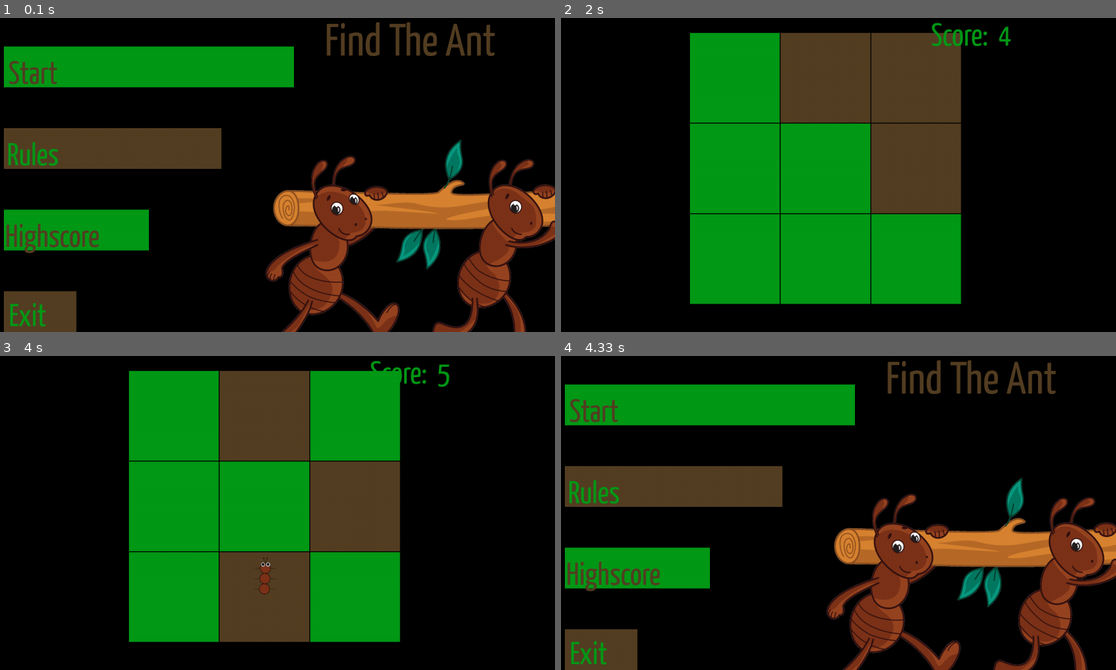
Above: before the commit, frames 1-4 (two rows, left to right).
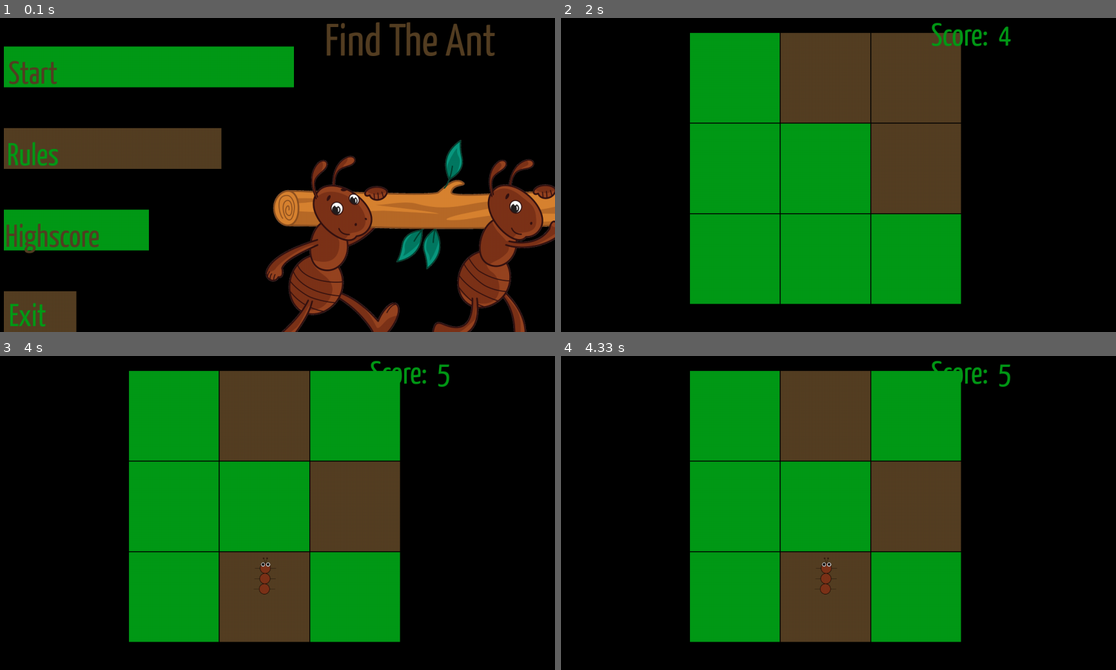
Above: after the commit, the same moments.

Repository: hs18582/Find-The-Ant
Game: pygame game, started from FindTheAnt.py
Two runs of this game, one before a commit and one after it. Both use one fixed random seed, a clock stepped at 60 frames per second and the inputs below.
Inputs (mouse positions are in pixels of both pictures, inside the frame that each line leads up to):
- Up to frame 1 (0.1 s): no input
- Up to frame 2 (2 s): click "Start" at 0.38 s; click (882, 240) at 0.72 s; click (910, 55) at 1.05 s; click (894, 196) at 1.38 s; click (838, 58) at 1.72 s
- Up to frame 3 (4 s): click (238, 591) at 2.05 s
- Up to frame 4 (4.33 s): no input

Frames 1-3 are identical in both runs. In frame 4, 59% of the frame differs, in the area x 0-100%, y 1-100%.

Commit message:
Creating a winner screen with score

Diff:
--- a/FindTheAnt.py
+++ b/FindTheAnt.py
@@ -201,7 +201,27 @@
 
 ########################################################################################################################
 def Winner():
-    pass
+    pygame.init()
+
+    mainClock = pygame.time.Clock()
+    screen = pygame.display.set_mode((0, 0), pygame.FULLSCREEN)
+    Tscore = len(Init.scoreList)
+
+    while True:
+        screen.fill((0, 0, 0))
+
+        click = False
+        for event in pygame.event.get():
+            if event.type == MOUSEBUTTONDOWN:
+                if event.button == 1:
+                    click = True
+
+        writeText("Your score is: ", fontTitle, (255, 255, 255), screen, screen.get_width() / 2,
+                  8 * screen.get_height() / 20)
+        writeText(str(Tscore), fontTitle, (255, 255, 255), screen, screen.get_width() / 2,
+                  screen.get_height() / 2)
+
+
 
 
 ########################################################################################################################
